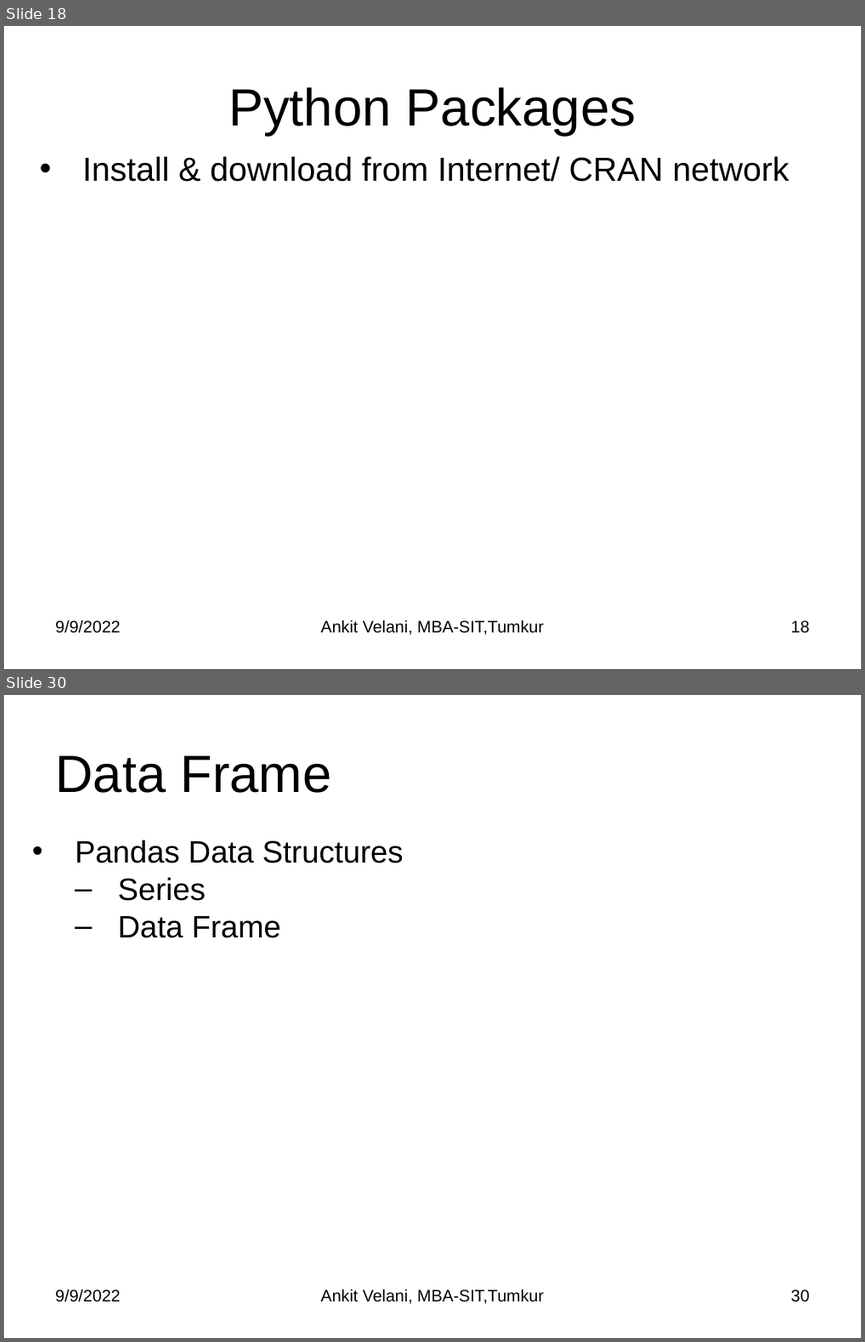
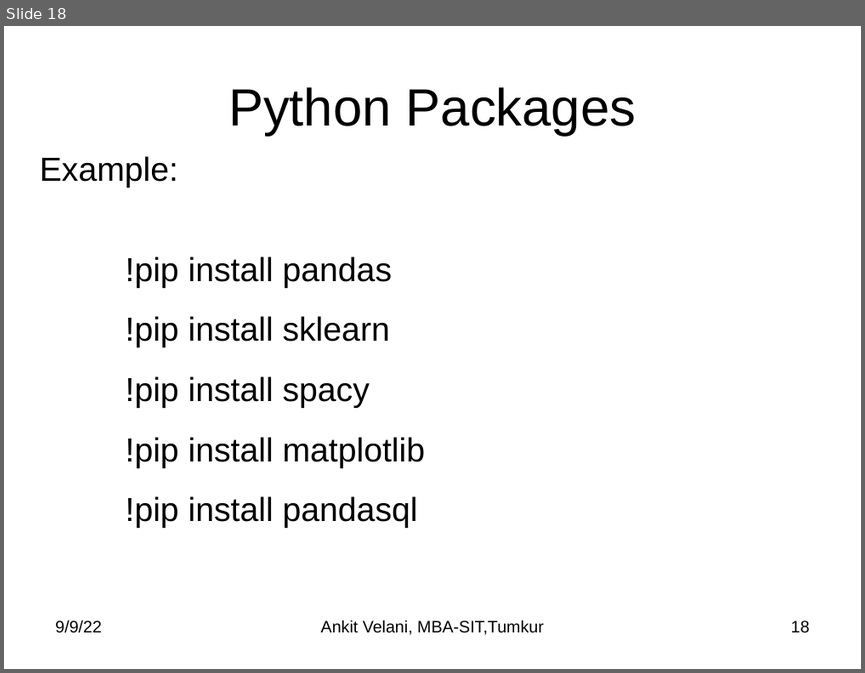
Before and after one commit to sitmbadept/sitmbadept.github.io, a slide deck: BDTM/Python/Unit-4-Python-Programming.pptx. Shown one above the other, each under a label of ours: slides 18 and 30 before the commit, slide 18 after it; the slides between them are not shown. The pictures are 865x1342 and 865x673 pixels, drawn with LibreOffice and Linux fonts; fonts in the diff are those of the drawing. Boxes give left, top, right and bottom in pixels: in the first picture for what was removed or moved away, otherwise in the second. Text is boxed around its words. In the diff, an @@ line names an element or a change of style, - is before the commit and + after.

```diff
--- a/BDTM/Python/Unit-4-Python-Programming.pptx
+++ b/BDTM/Python/Unit-4-Python-Programming.pptx
@@ slide 30 removed at box(4, 695, 861, 1338), background #FFFFFF @@
@@ title removed at box(55, 755, 332, 793) @@
-Data Frame
@@ text removed at box(75, 839, 404, 938) @@
-• Pandas Data Structures
-  – Series
-  – Data Frame
@@ text removed at box(55, 1288, 120, 1302) @@
-9/9/2022
@@ text removed at box(321, 1288, 544, 1304) @@
-Ankit Velani, MBA-SIT,Tumkur
@@ page number removed at box(791, 1289, 810, 1302) @@
-30
@@ slide 18 changed as well @@
@@ text at box(40, 156, 426, 528): text changed @@
-• Install & download from Internet/ CRAN network
+Example:
+!pip install pandas
+!pip install sklearn
+!pip install spacy
+!pip install matplotlib
+!pip install pandasql
@@ text at box(55, 619, 101, 633): text changed @@
-9/9/2022
+9/9/22
```
Also in this commit, not shown: 19 other slides changed, 1 slide added, 9 other slides removed, 1 other file.
